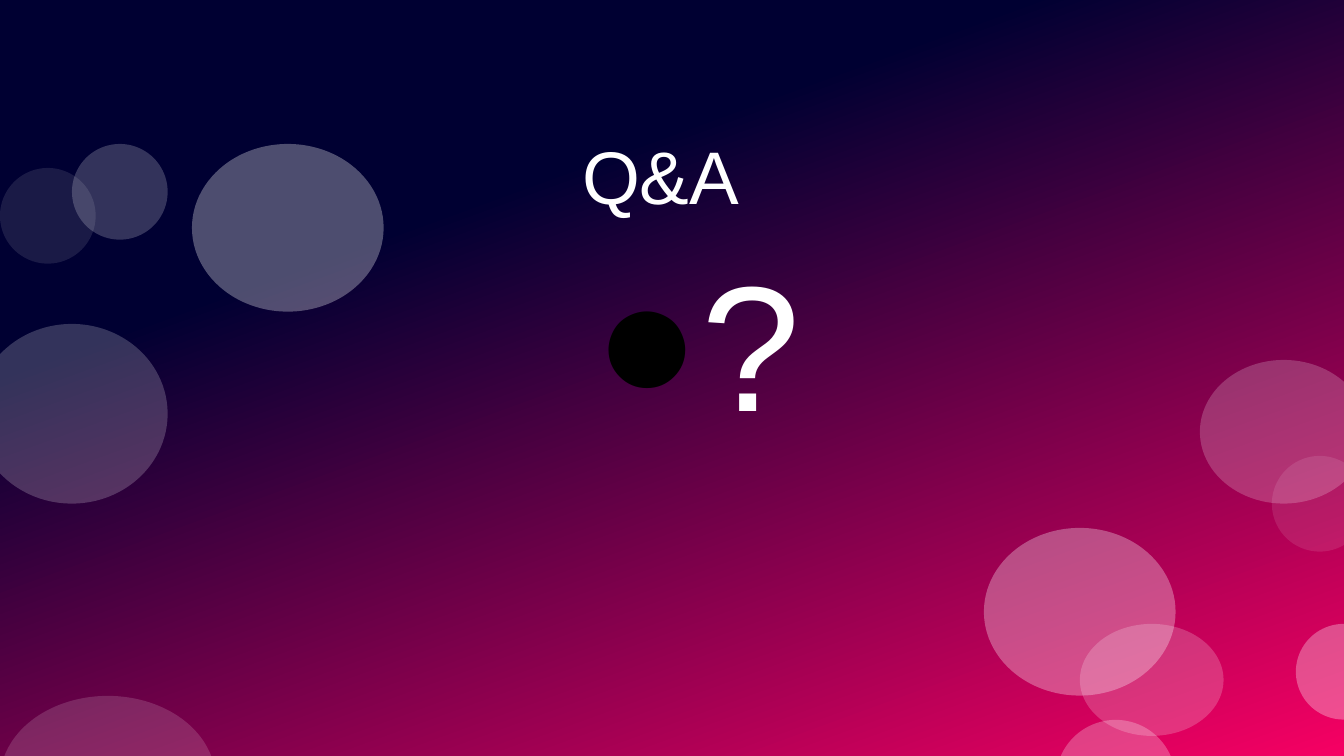
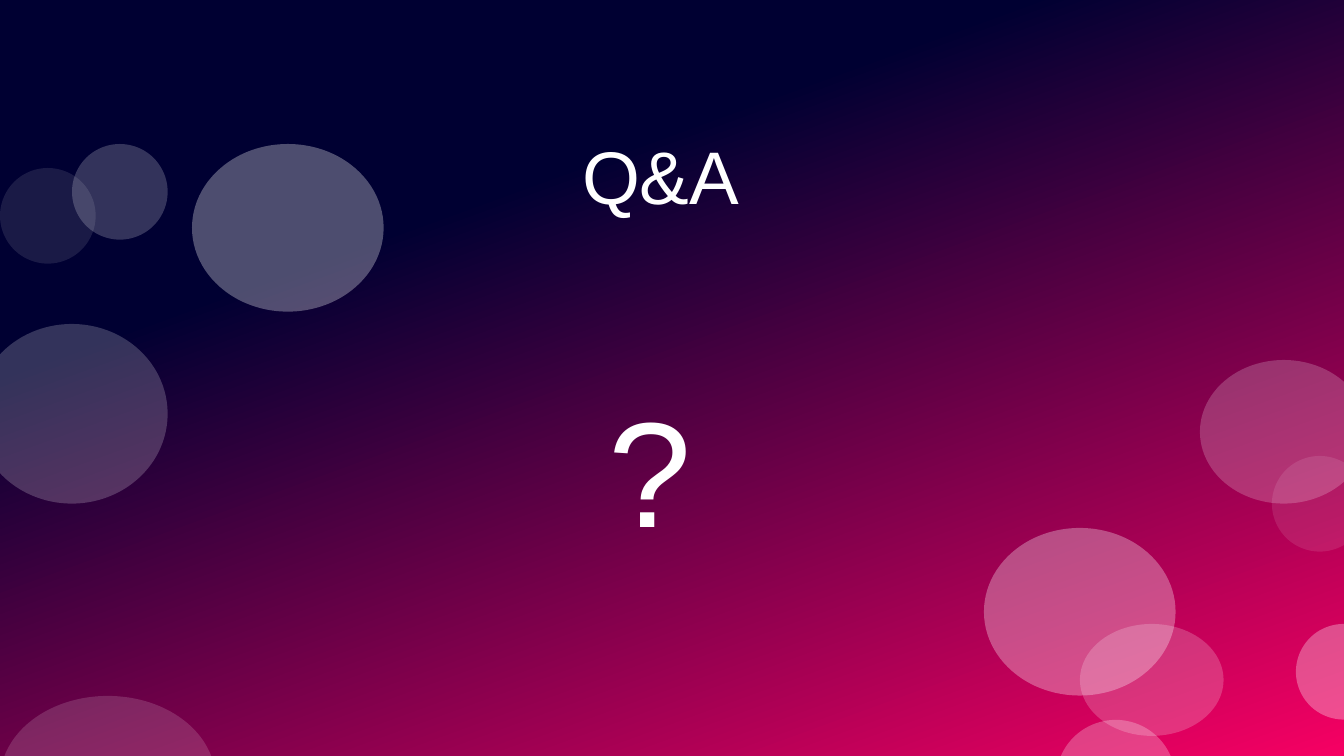
Before and after one commit to PrototypeProto/COP_4331_Small-Project, a slide deck: slide 23 of Pres.pptx. Drawn at 1344x756 pixels with LibreOffice and Linux fonts; fonts in the diff are those of the drawing. Boxes give left, top, right and bottom in pixels: in the first picture for what was removed or moved away, otherwise in the second. Text is boxed around its words. In the diff, an @@ line names an element or a change of style, - is before the commit and + after.

```diff
--- a/Pres.pptx
+++ b/Pres.pptx
@@ text "?": place and size @@
-text "?" at [579,274,848,457]
+text "?" at [594,378,728,561]
@@ text "?" at [594,378,728,561]: size 105.3 to 88.3 pt; bullet ● to none; line spacing 0.8 to 1 @@
```
Also in this commit, not shown: 14 other slides changed, 2 slides added, 2 slides removed.
